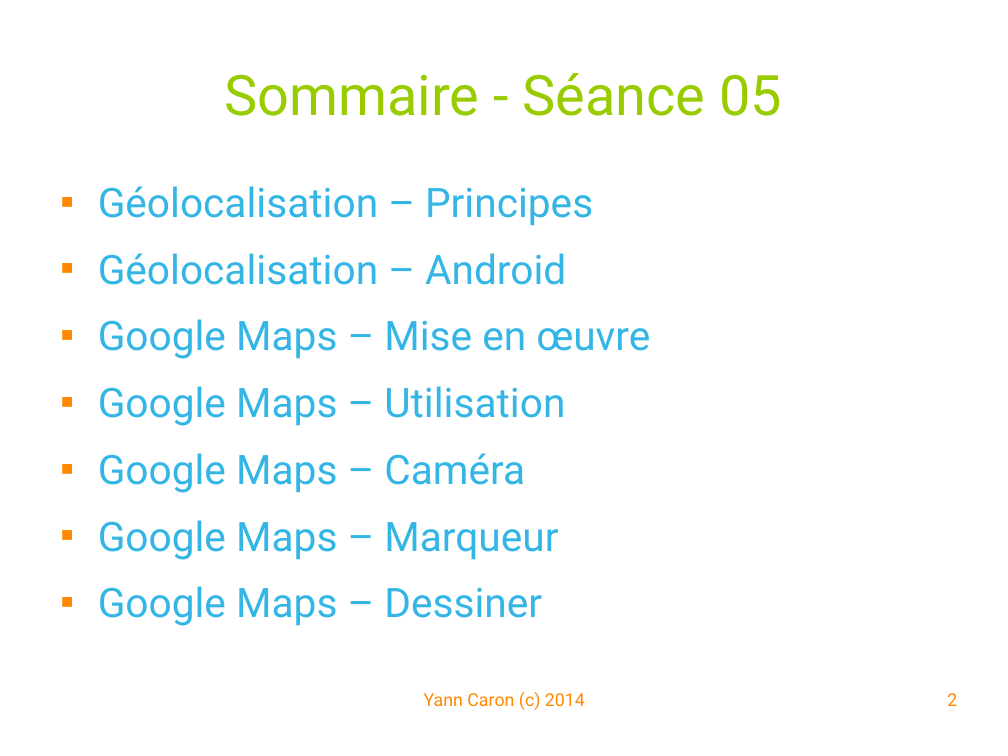
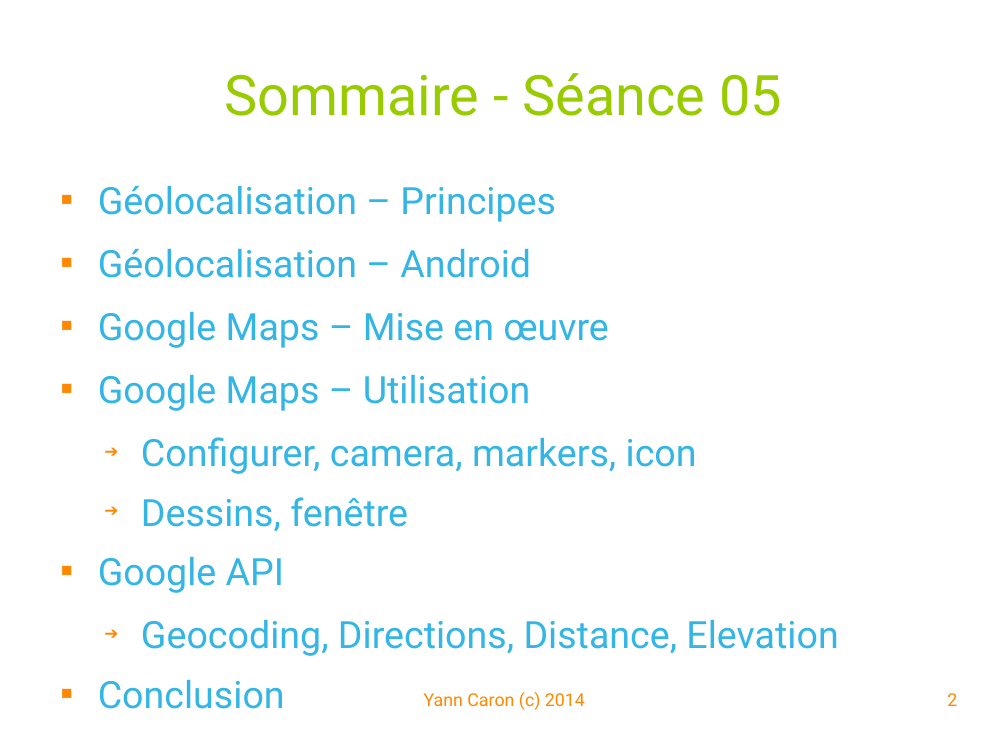
Before and after one commit to YannCaron/Android-ENSG, a slide deck: slide 2 of 05 - Google Map.odp. Drawn at 1008x756 pixels with LibreOffice and Linux fonts; fonts in the diff are those of the drawing; background and template pictures are left out. Boxes give left, top, right and bottom in pixels: in the first picture for what was removed or moved away, otherwise in the second. Text is boxed around its words. In the diff, an @@ line names an element or a change of style, - is before the commit and + after.

Commit message:
Issur #13 Google Map API

```diff
--- a/05 - Google Map.odp
+++ b/05 - Google Map.odp
@@ text at (98, 186, 608, 411): size 32 to 29.6 pt in "Géolocalisation – Principes", "Géolocalisation – Android", "Google Maps – Mise en œuvre", "Google Maps – Utilisation" @@
@@ text at (98, 437, 838, 709): text changed; size 32 to 29.6 pt @@
-■ Google Maps – Caméra
-■ Google Maps – Marqueur
-■ Google Maps – Dessiner
+  ➔ Configurer, camera, markers, icon
+  ➔ Dessins, fenêtre
+■ Google API
+  ➔ Geocoding, Directions, Distance, Elevation
+■ Conclusion
```
Also in this commit, not shown: 6 other slides changed, 11 slides added, 3 slides removed, 2 other files.
